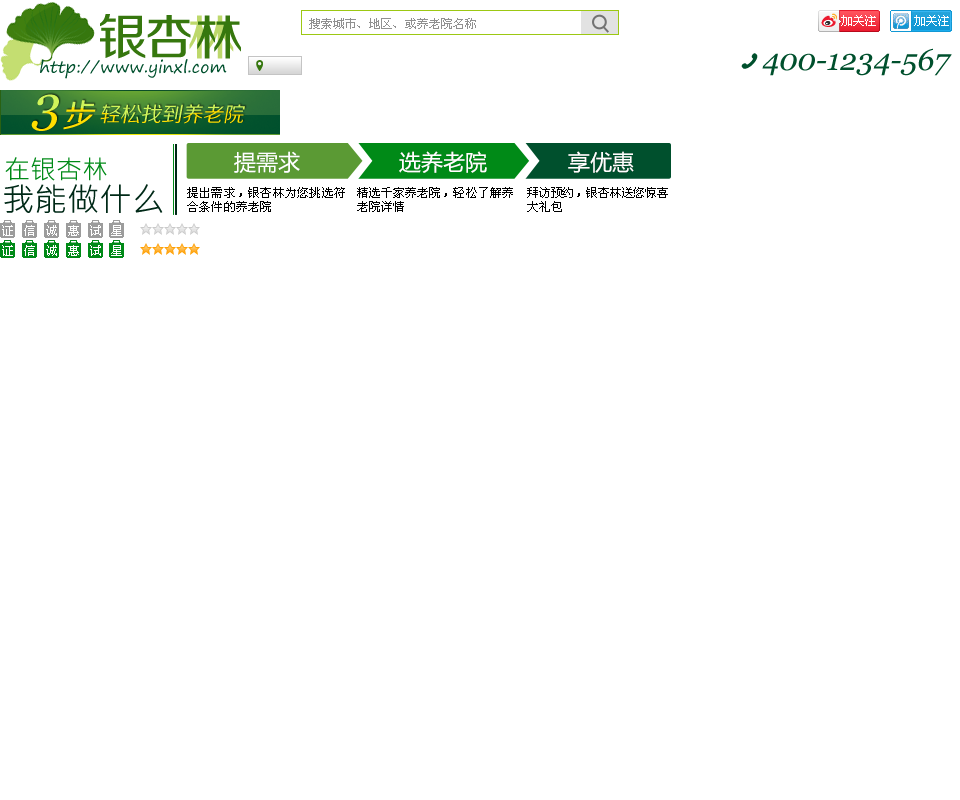
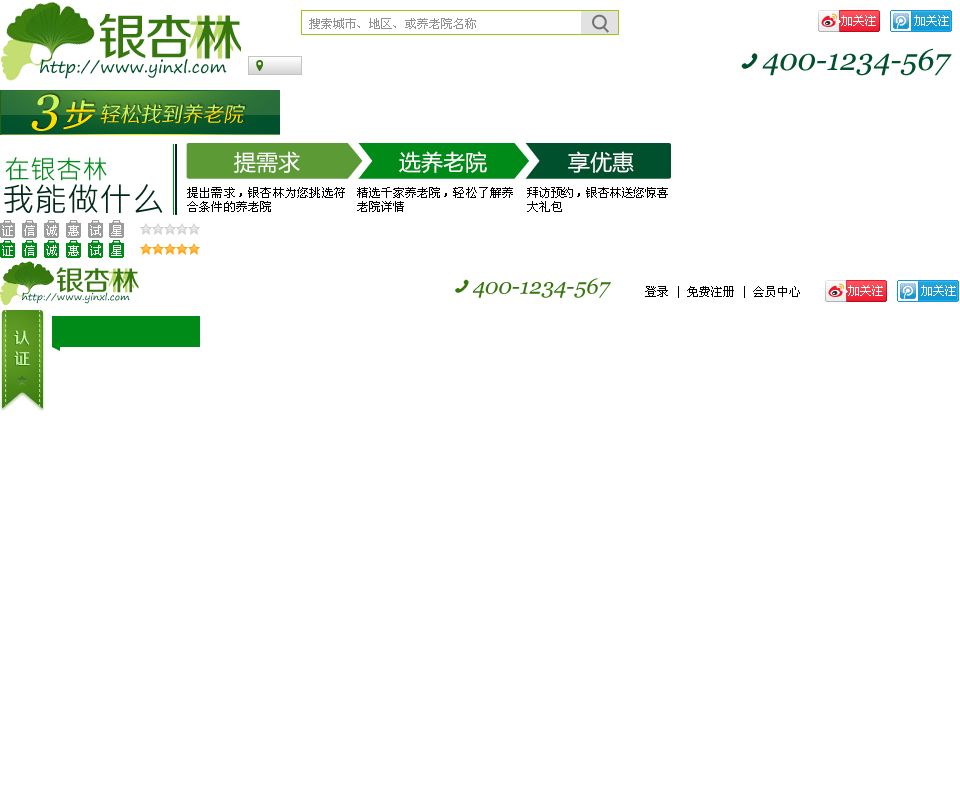
The second w=960, h=800 image is a revision of the first. Changes to its layers:
added layer "形状 38 副本 4" above "认证" over left=52, top=316, right=200, bottom=351
added layer "认证" above "head" over left=0, top=310, right=45, bottom=412
added group "head" with 5 layers above "按钮" over left=0, top=261, right=959, bottom=306
added layer "组 2" in group "head" over left=0, top=261, right=139, bottom=306
added layer "phone" in group "head" over left=455, top=279, right=469, bottom=293
added layer "400-1234-567" in group "head" over left=472, top=278, right=611, bottom=298
added layer "登录 | 免费注册 | 会员中心" in group "head" over left=645, top=286, right=800, bottom=298
added layer "图层 3" in group "head" over left=825, top=280, right=959, bottom=302
